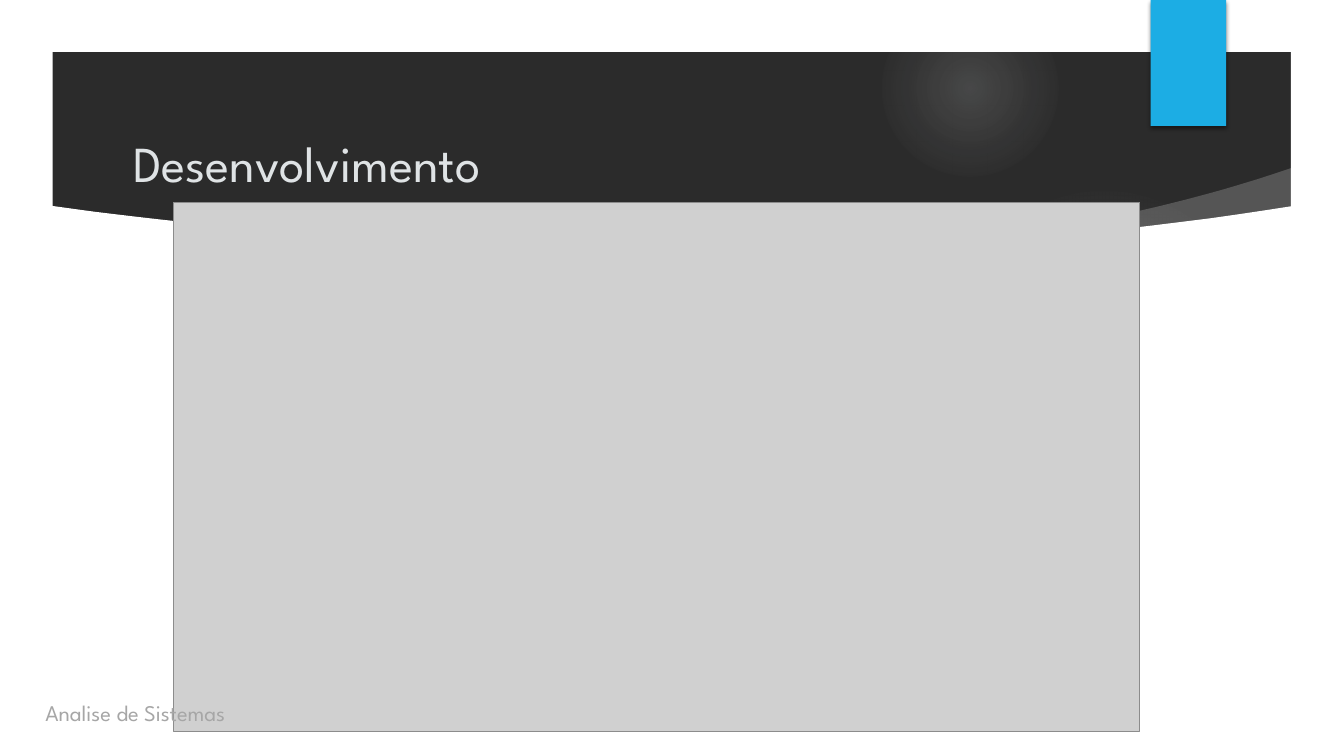
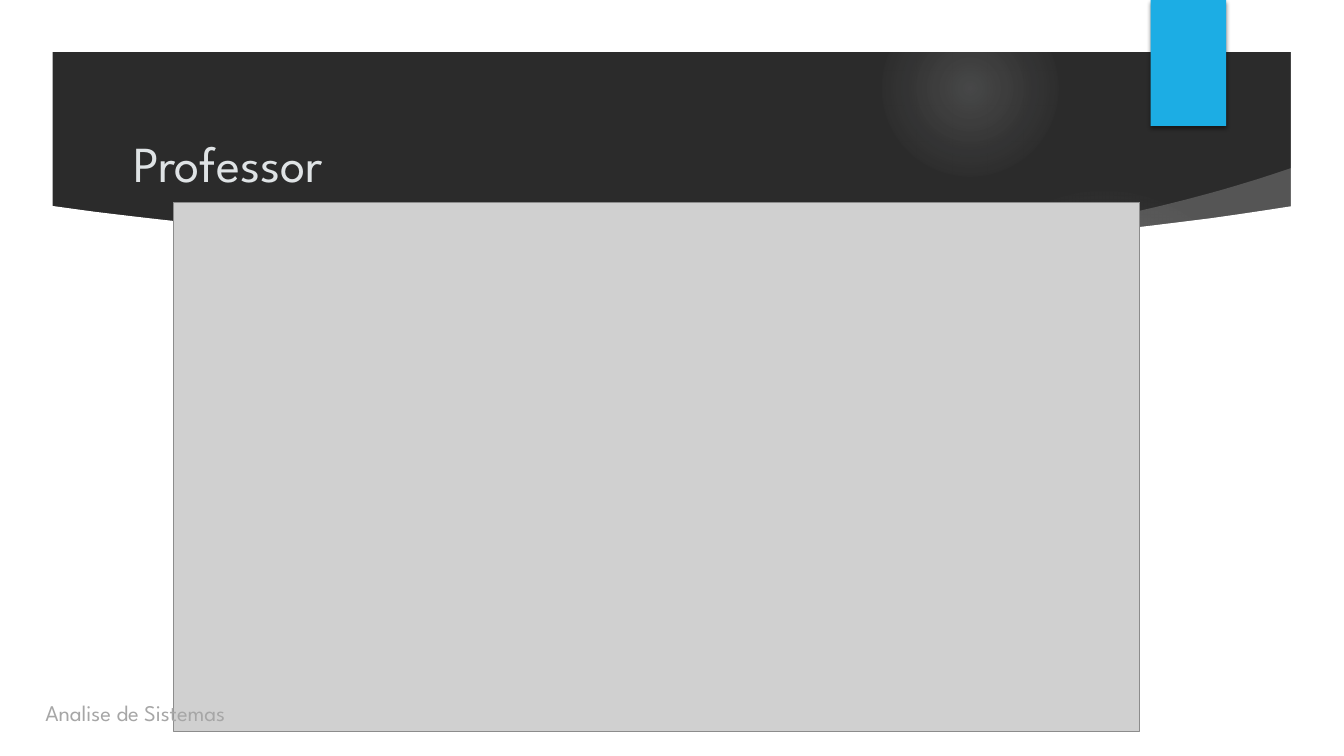
Before and after one commit to portugol/documents, a slide deck: slide 6 of Apresentacoes/Apresentacao4.pptx (slide 5 before the commit). Drawn at 1344x756 pixels with LibreOffice and Linux fonts; fonts in the diff are those of the drawing; grey boxes stand for pictures; background and template pictures are left out; a plain dark background stands for a picture behind light text. Boxes give left, top, right and bottom in pixels: in the first picture for what was removed or moved away, otherwise in the second. Text is boxed around its words. In the diff, an @@ line names an element or a change of style, - is before the commit and + after.

```diff
--- a/Apresentacoes/Apresentacao4.pptx
+++ b/Apresentacoes/Apresentacao4.pptx
@@ title at <box>133,146,323,183</box>: text changed @@
-Desenvolvimento
+Professor
```
Also in this commit, not shown: 3 other slides changed, 1 slide added, 2 other files.
